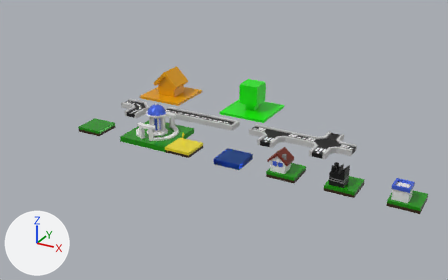
A saved change to the Blender file assets/models/tiles.blend.
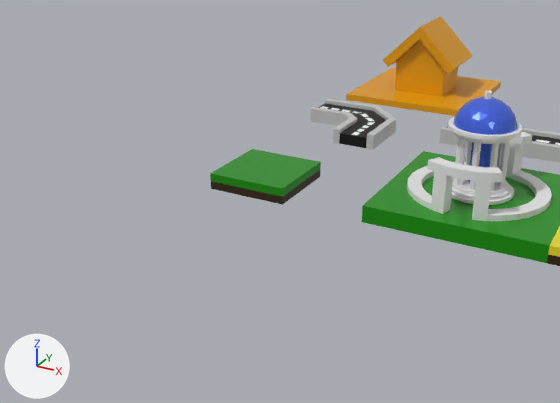
Each version is shown whole from a 50 mm lens placed at (0.1461, -0.2173, 0.0926), pointed at (0.0456, -0.0345, 0.0012), then close up from a 50 mm lens placed at (0.0397, -0.1228, 0.0357), pointed at (0.006, -0.0615, 0.0051). The axes (+X, +Y, +Z) are drawn at lower left. The lights are the same throughout.
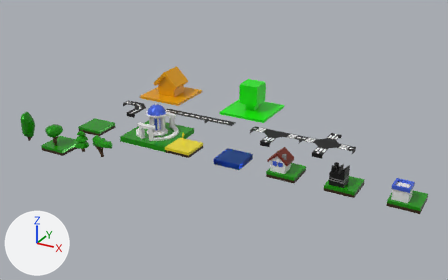
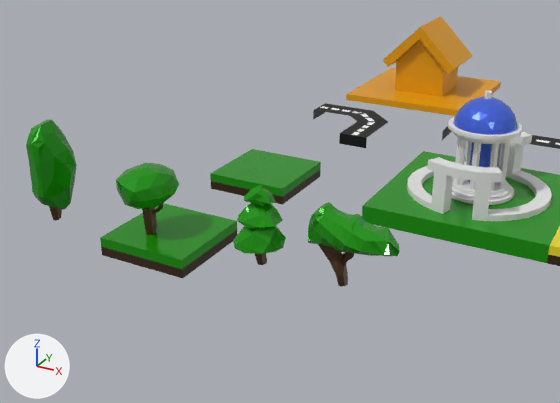
Pixel boxes (x1, y1, x2, y2) of what changed, in the close-ups (560 x 403 px):
'Cube.005', added (green): after (100, 203, 237, 278)
    faces in mat_grass (green #1c9c07): (100, 203, 237, 269)
    faces in mat_dirt (brown #362511): (101, 230, 237, 278)
'Icosphere.005', added (green): after (308, 202, 400, 287)
    faces in mat_grass (green #1c9c07): (308, 202, 400, 256)
    faces in mat_wooden (brown #4c300d): (318, 244, 354, 287)
'tree_3', added (green): after (26, 120, 77, 221)
    faces in mat_grass (green #1c9c07): (26, 120, 77, 210)
    faces in mat_wooden (brown #4c300d): (49, 206, 62, 221)
'road_turn', reshaped: before (310, 99, 396, 149); after (313, 103, 388, 148)
'tree_1', added (green): after (116, 163, 179, 235)
    faces in mat_grass (green #1c9c07): (116, 163, 179, 209)
    faces in mat_wooden (brown #4c300d): (142, 204, 163, 235)
'Icosphere.004', added (green): after (233, 185, 286, 265)
    faces in mat_grass (green #1c9c07): (233, 185, 286, 254)
'road_straight', reshaped: before (440, 126, 560, 163); after (442, 126, 560, 149)
part 1 of me_cube_006, built on: before (310, 99, 396, 149)
part 2 of me_cube_004, built on: before (440, 127, 560, 163)

Patch to the scene script:
```diff
--- a/assets/models/tiles.blend.py
+++ b/assets/models/tiles.blend.py
@@ me_cube_006 @@
 # used by ob_road_turn; location = (0.0, -0.02, 0.0)
-me_cube_006.from_pydata(...)  # 48 vertices, 46 faces; spans x -0.01..0.003, y -0.01..0.003, z 0.0..0.002
-me_cube_006.materials.append(mat_pavement)  # light grey #c5c5c5
+me_cube_006.from_pydata(...)  # 48 vertices, 5 faces, 76 loose edges; spans x -0.01..0.003, y -0.01..0.003, z 0.0..0.002
+# me_cube_006 part 1
+# 41 faces are deleted
+# 76 loose edges are added
 me_cube_006.materials.append(mat_asphalt_turn)
@@ me_cube_004 @@
 # used by ob_road_straight; location = (0.02, -0.02, 0.0)
-me_cube_004.from_pydata(...)  # 24 vertices, 22 faces; spans x -0.01..0.01, y -0.003..0.003, z 0.0..0.002
-me_cube_004.materials.append(mat_pavement)  # light grey #c5c5c5
+me_cube_004.from_pydata(...)  # 24 vertices, 3 faces, 34 loose edges; spans x -0.01..0.01, y -0.003..0.003, z 0.0..0.002
+# me_cube_004 part 2
+# 19 faces are deleted
+# 34 loose edges are added
 me_cube_004.materials.append(mat_asphalt_straight)
@@ me_icosphere_003 @@
+me_icosphere_003.from_pydata(...)  # 200 vertices, 190 faces; spans x -0.00473..0.00665, y -0.00298..0.00304, z -0.00633..0.00284
+# faces by material slot: [130, 60]
+me_icosphere_003.materials.append(mat_grass)  # green #1c9c07
+me_icosphere_003.materials.append(mat_wooden)  # brown #4c300d
@@ me_icosphere_004 @@
+me_icosphere_004.from_pydata(...)  # 173 vertices, 202 faces; spans x -0.00264..0.00519, y -0.00357..0.00423, z -0.01236..0.00218
+# faces by material slot: [172, 30]
+me_icosphere_004.materials.append(mat_grass)  # green #1c9c07
+me_icosphere_004.materials.append(mat_wooden)  # brown #4c300d
@@ me_cylinder_011 @@
+me_cylinder_011.from_pydata(...)  # 113 vertices, 106 faces; spans x -0.004..0.0049, y -0.0037..0.0028, z -0.0071..0.0165
+# faces by material slot: [30, 76]
+me_cylinder_011.materials.append(mat_wooden)  # brown #4c300d
+me_cylinder_011.materials.append(mat_grass)  # green #1c9c07
@@ me_cylinder_006 @@
+me_cylinder_006.from_pydata(...)  # 133 vertices, 154 faces; spans x -0.0054..0.0053, y -0.0039..0.0039, z -0.0055..0.0109
+# faces by material slot: [74, 80]
+me_cylinder_006.materials.append(mat_wooden)  # brown #4c300d
+me_cylinder_006.materials.append(mat_grass)  # green #1c9c07
@@ me_cube_013 @@
+me_cube_013.from_pydata(...)  # 44 vertices, 42 faces; spans x -0.00999..0.0, y -0.01..0.0, z -0.001..0.001
+# faces by material slot: [21, 21]
+me_cube_013.materials.append(mat_grass)  # green #1c9c07
+me_cube_013.materials.append(mat_dirt)  # brown #362511
@@ ob_icosphere_005 @@
+ob_icosphere_005 = bpy.data.objects.new('Icosphere.005', me_icosphere_003)
+ob_icosphere_005.location = (0.01536, -0.06707, 0.00591)
+ob_icosphere_005.rotation_euler = (0.0, 0.169, 0.0)  # degrees (0, 9.7, 0)
+ob_icosphere_005.scale = (0.8, 0.8, 0.8)
@@ ob_icosphere_004 @@
+ob_icosphere_004 = bpy.data.objects.new('Icosphere.004', me_icosphere_004)
+ob_icosphere_004.location = (0.00696, -0.06707, 0.00781)
+ob_icosphere_004.rotation_euler = (0.0, 0.191, 0.0)  # degrees (0, 11, 0)
+ob_icosphere_004.scale = (0.56, 0.56, 0.56)
@@ ob_tree_3 @@
+ob_tree_3 = bpy.data.objects.new('tree_3', me_cylinder_011)
+ob_tree_3.location = (-0.01912, -0.06658, 0.00304)
+ob_tree_3.scale = (0.512, 0.836, 0.48)
@@ ob_tree_1 @@
+ob_tree_1 = bpy.data.objects.new('tree_1', me_cylinder_006)
+ob_tree_1.location = (-0.00614, -0.06658, 0.00304)
+ob_tree_1.scale = (0.512, 0.836, 0.48)
@@ ob_cube_005 @@
+ob_cube_005 = bpy.data.objects.new('Cube.005', me_cube_013)
+ob_cube_005.location = (0.0, -0.06, 0.0)
```
